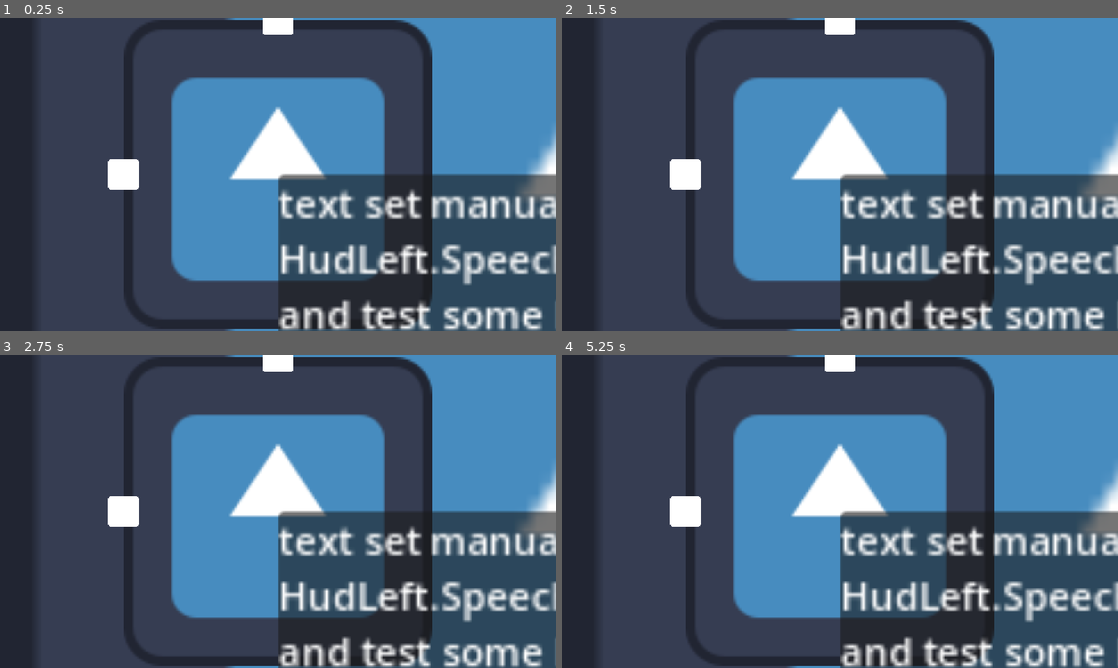
Above: before the commit, frames 1-4 (two rows, left to right).
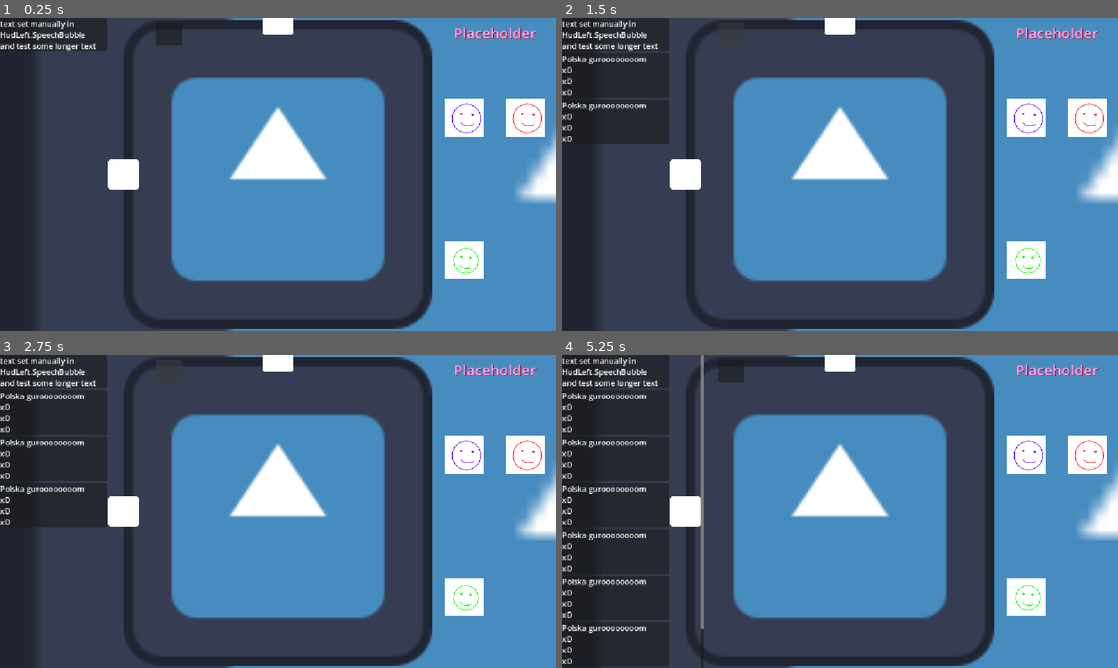
Above: after the commit, the same moments.

Repository: Wallted/ldjam-60
Game: Godot game, scene res://main.tscn
The game is run twice, just before and just after one commit, with the same random seed, the same clock (stepped at 60 frames per second) and the same inputs. The engine's default icon, where the game draws it, is replaced by a stand-in: a white triangle on a blue panel in a dark square.
Inputs (mouse positions are in pixels of both pictures, inside the frame that each line leads up to):
- Up to frame 1 (0.25 s): no input
- Up to frame 2 (1.5 s): click (728, 33) at 0.52 s; click (728, 33) at 1.27 s
- Up to frame 3 (2.75 s): click (166, 370) at 2.02 s
- Up to frame 4 (5.25 s): tap Enter at 2.75, 4.25 s; move the mouse to (962, 495) at 2.77 s; click (962, 495) at 2.92 s; tap Space at 3.5, 5 s; move the mouse to (728, 527) at 3.52 s; click (728, 527) at 3.67 s; move the mouse to (895, 442) at 4.27 s; click (895, 442) at 4.42 s; move the mouse to (812, 574) at 5.02 s; click (812, 574) at 5.17 s

The runs differ from the first frame. In frame 1, 27% of the frame differs, in the area x 0-100%, y 0-100%; in frame 2, 31%; in frame 3, 33%; in frame 4, 39%.

Commit message:
[fix] revert main.tscn changes

Diff:
--- a/HUD/species.gd
+++ /dev/null
@@ -1,12 +0,0 @@
-extends Node
-
-var frames = {}
-
-# Called when the node enters the scene tree for the first time.
-func _ready() -> void:
-	for i in range(2):
-		frames[str(i)] = [
-			load("res://img/placeholder_{}_idle.png".format(i)),
-			load("res://img/placeholder_{}_talking_1.png".format(i)),
-			load("res://img/placeholder_{}_talking_2.png".format(i)),
-		]
--- a/main.tscn
+++ b/main.tscn
@@ -9,17 +9,19 @@
 
 [node name="Game" parent="." unique_id=1995553335 instance=ExtResource("1_ig7tw")]
 
-[node name="HUD" type="Control" parent="." unique_id=1414466547]
+[node name="CanvasLayer" type="CanvasLayer" parent="." unique_id=66122121]
+
+[node name="HUD" type="Control" parent="CanvasLayer" unique_id=1414466547]
 layout_mode = 3
 anchors_preset = 0
 offset_right = 1152.0
 offset_bottom = 648.0
 script = ExtResource("3_lquwl")
 
-[node name="HUDLeft" parent="HUD" unique_id=488148864 instance=ExtResource("4_7mycd")]
+[node name="HUDLeft" parent="CanvasLayer/HUD" unique_id=488148864 instance=ExtResource("4_7mycd")]
 layout_mode = 0
-offset_right = 252.0
-offset_bottom = 648.0
+offset_right = 557.0
+offset_bottom = 650.0
 
-[node name="HUDRight" parent="HUD" unique_id=1327092940 instance=ExtResource("5_272bh")]
+[node name="HUDRight" parent="CanvasLayer/HUD" unique_id=1327092940 instance=ExtResource("5_272bh")]
 layout_mode = 1
